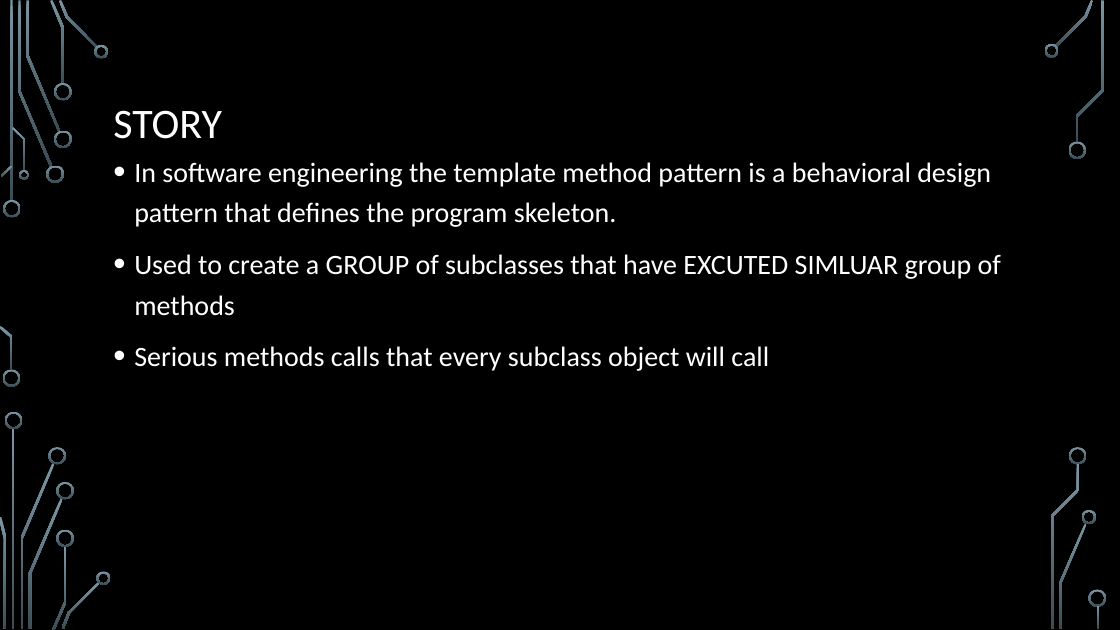
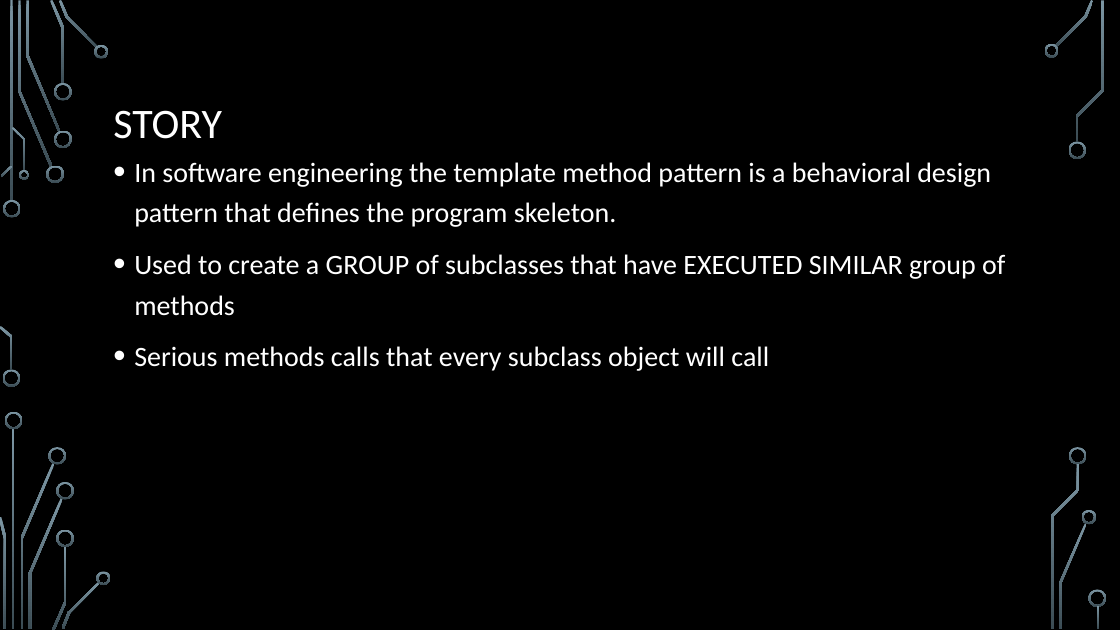
Before and after one commit to RedwanAlbadawi/CS5551_ASE, a slide deck: slide 2 of Design Patterns/Template Design Pattern.pptx. Drawn at 1120x630 pixels with LibreOffice and Linux fonts; fonts in the diff are those of the drawing; background and template pictures are left out. Boxes give left, top, right and bottom in pixels: in the first picture for what was removed or moved away, otherwise in the second. Text is boxed around its words. In the diff, an @@ line names an element or a change of style, - is before the commit and + after.

```diff
--- a/Design Patterns/Template Design Pattern.pptx
+++ b/Design Patterns/Template Design Pattern.pptx
@@ text at [134, 254, 1005, 316]: text changed @@
-• Used to create a GROUP of subclasses that have EXCUTED SIMLUAR group of methods
+• Used to create a GROUP of subclasses that have EXECUTED SIMILAR group of methods
```
Also in this commit, not shown: 1 other file.
